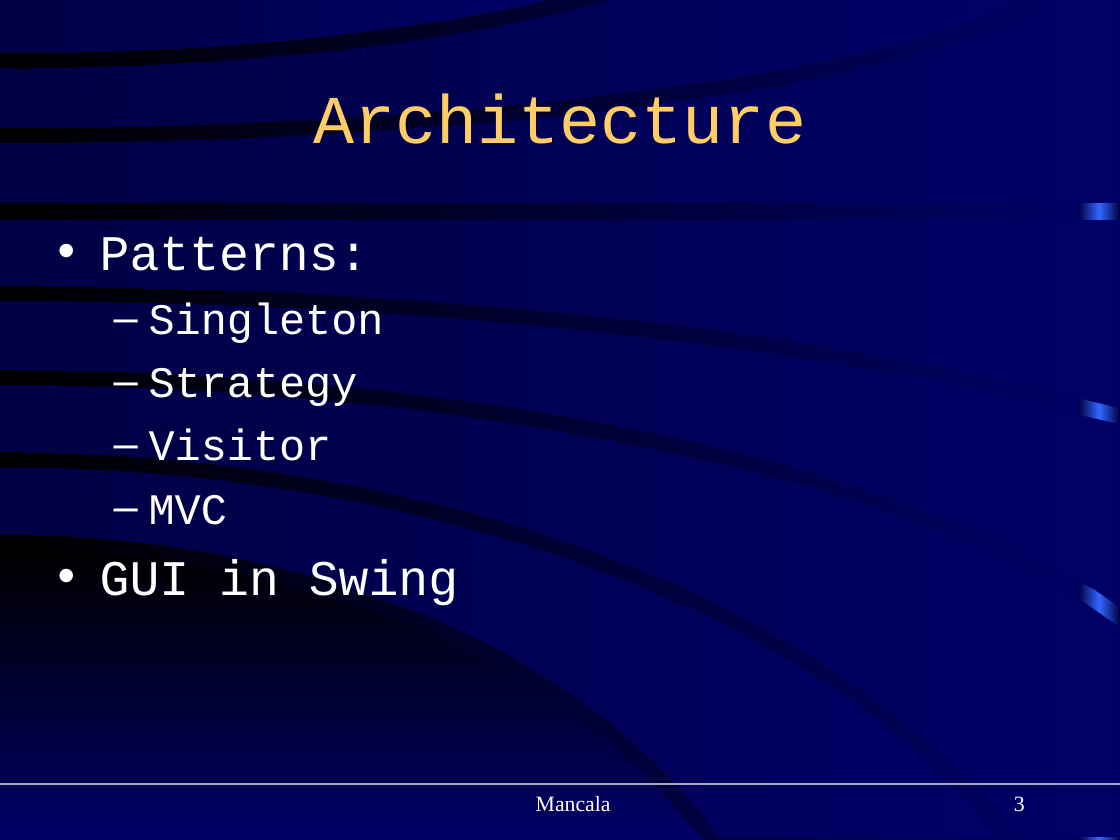
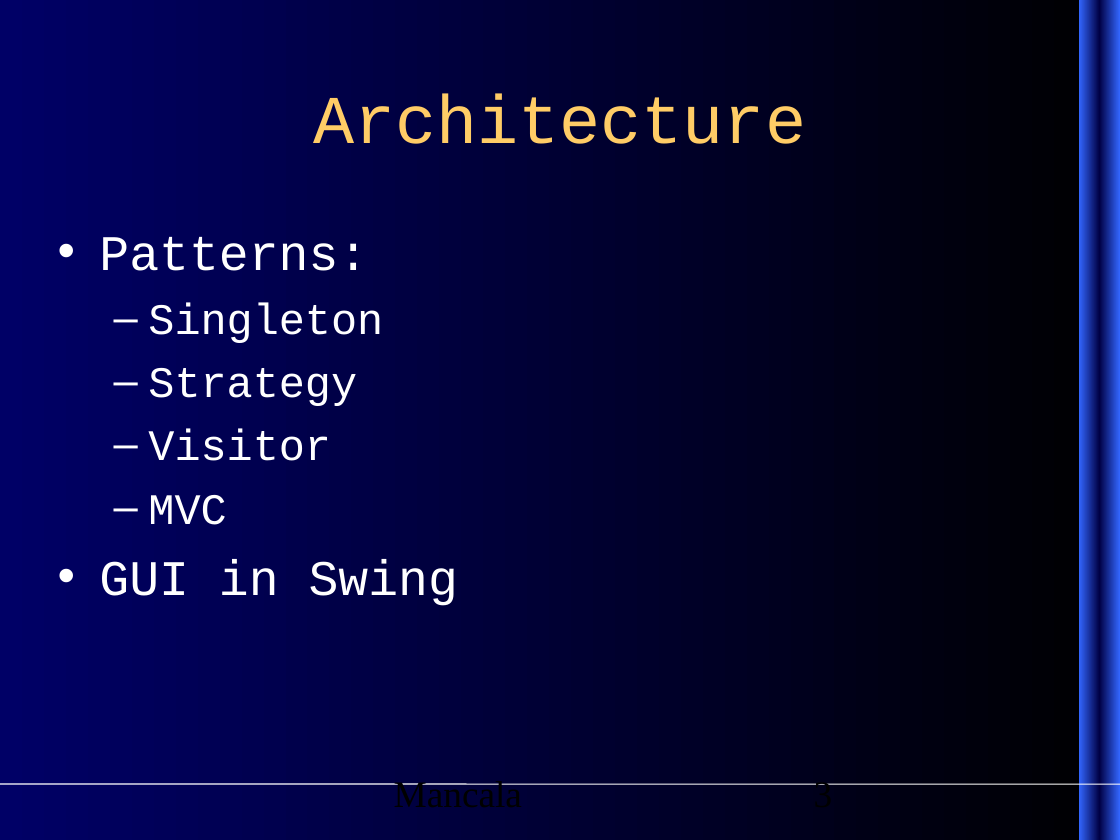
Before and after one commit to sysmod/sysmod10, a slide deck: slide 3 of Documents/presentation.ppt. Drawn at 1120x840 pixels with LibreOffice and Linux fonts; fonts in the diff are those of the drawing. Boxes give left, top, right and bottom in pixels: in the first picture for what was removed or moved away, otherwise in the second. Text is boxed around its words. In the diff, an @@ line names an element or a change of style, - is before the commit and + after.

```diff
--- a/Documents/presentation.ppt
+++ b/Documents/presentation.ppt
@@ background gradient #000066 to #000000 to gradient #000000 to #000066 @@
@@ group removed at box(0, 0, 1120, 840): 8 freeform shapes @@
@@ group added at box(0, 0, 1120, 840): 8 rectangles @@
@@ rectangle at box(1079, 0, 1120, 840): fill gradient #000044 to #3366FF to gradient #3366FF to #000044 @@
@@ text at box(99, 237, 458, 606): indent changed @@
@@ text "Mancala" at box(394, 781, 522, 807): size 14 to 24 pt, text colour #FFFFFF to #000000; alignment centre to left; indent changed @@
@@ page number at box(814, 783, 833, 785): size 14 to 24 pt, text colour #FFFFFF to #000000; alignment right to left; indent changed @@
```
Also in this commit, not shown: 6 other slides changed, 1 slide added, 1 other file.
